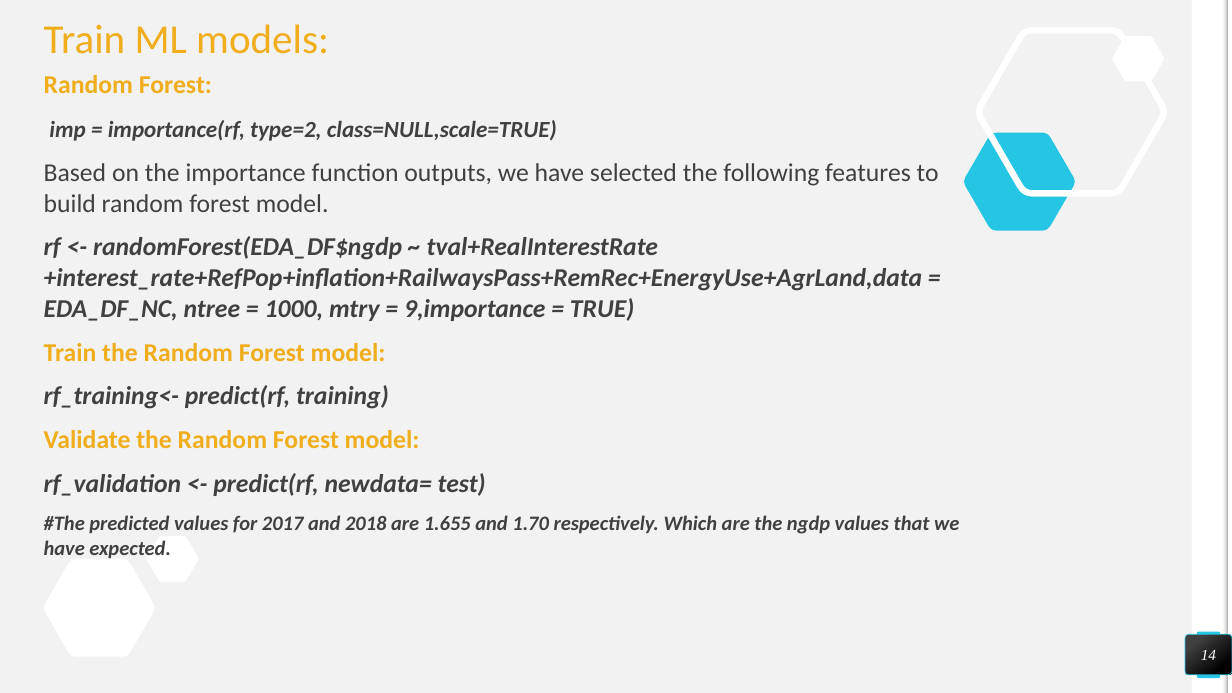
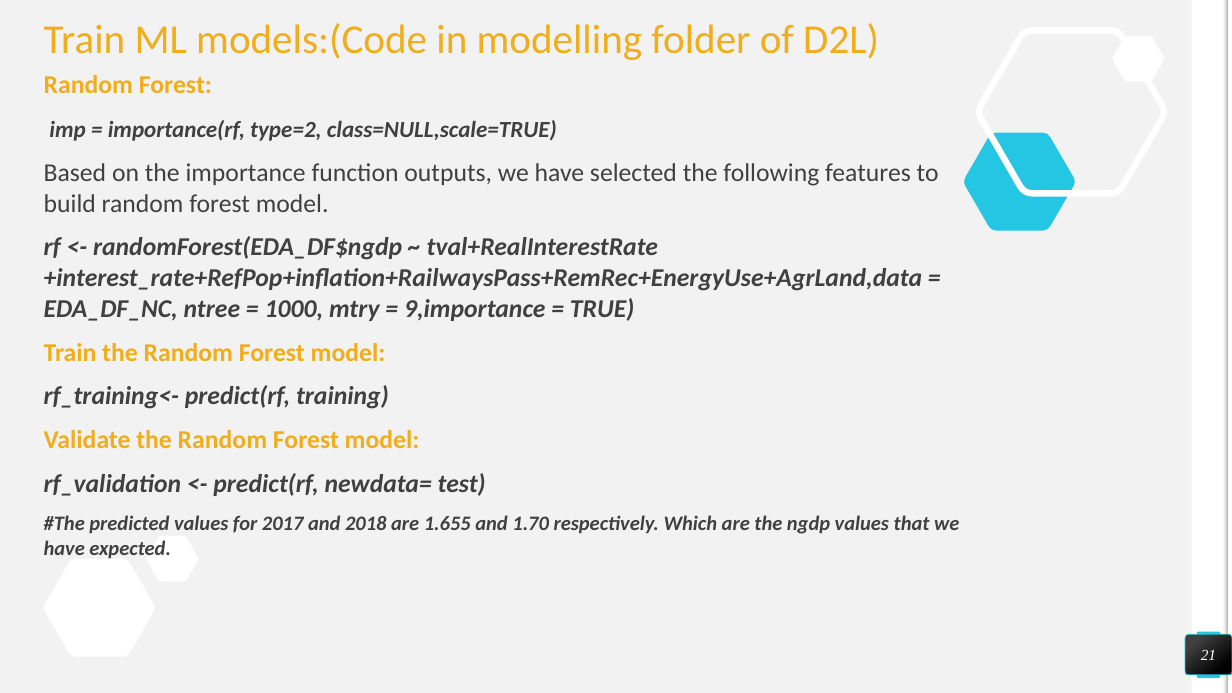
Before and after one commit to damiandmonte/Nominal-GDP-Prediction, a slide deck: slide 21 of Final_Report.pptx (slide 14 before the commit). Drawn at 1232x693 pixels with LibreOffice and Linux fonts; fonts in the diff are those of the drawing. Boxes give left, top, right and bottom in pixels: in the first picture for what was removed or moved away, otherwise in the second. Text is boxed around its words. In the diff, an @@ line names an element or a change of style, - is before the commit and + after.

```diff
--- a/Final_Report.pptx
+++ b/Final_Report.pptx
@@ title at bbox=[44, 23, 879, 60]: text changed @@
-Train ML models:
+Train ML models:(Code in modelling folder of D2L)
@@ page number at bbox=[1201, 650, 1216, 660]: text changed @@
-14
+21
```
Also in this commit, not shown: 11 other slides changed, 4 slides added, 2 slides removed, 1 other file.
